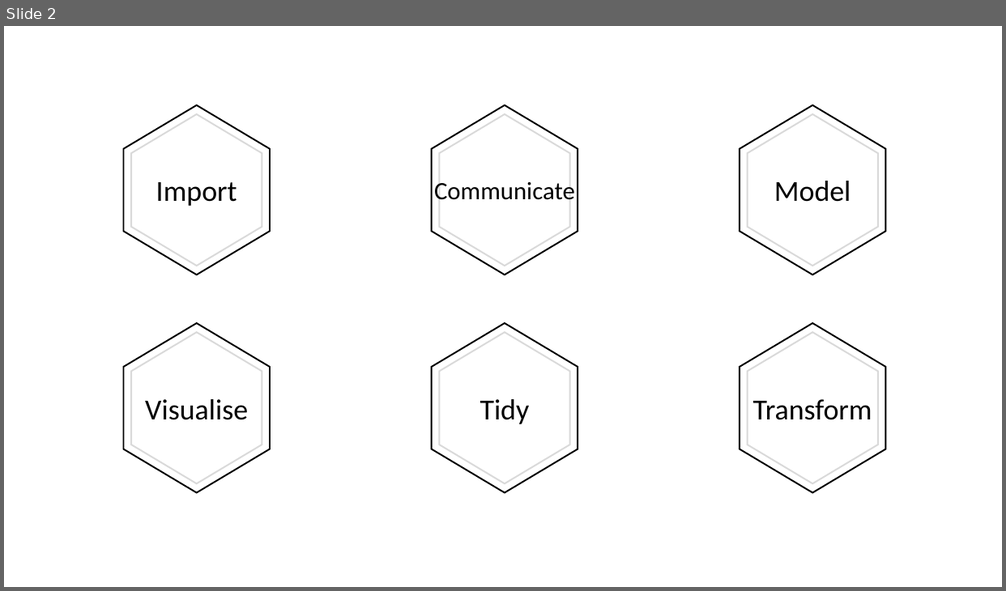
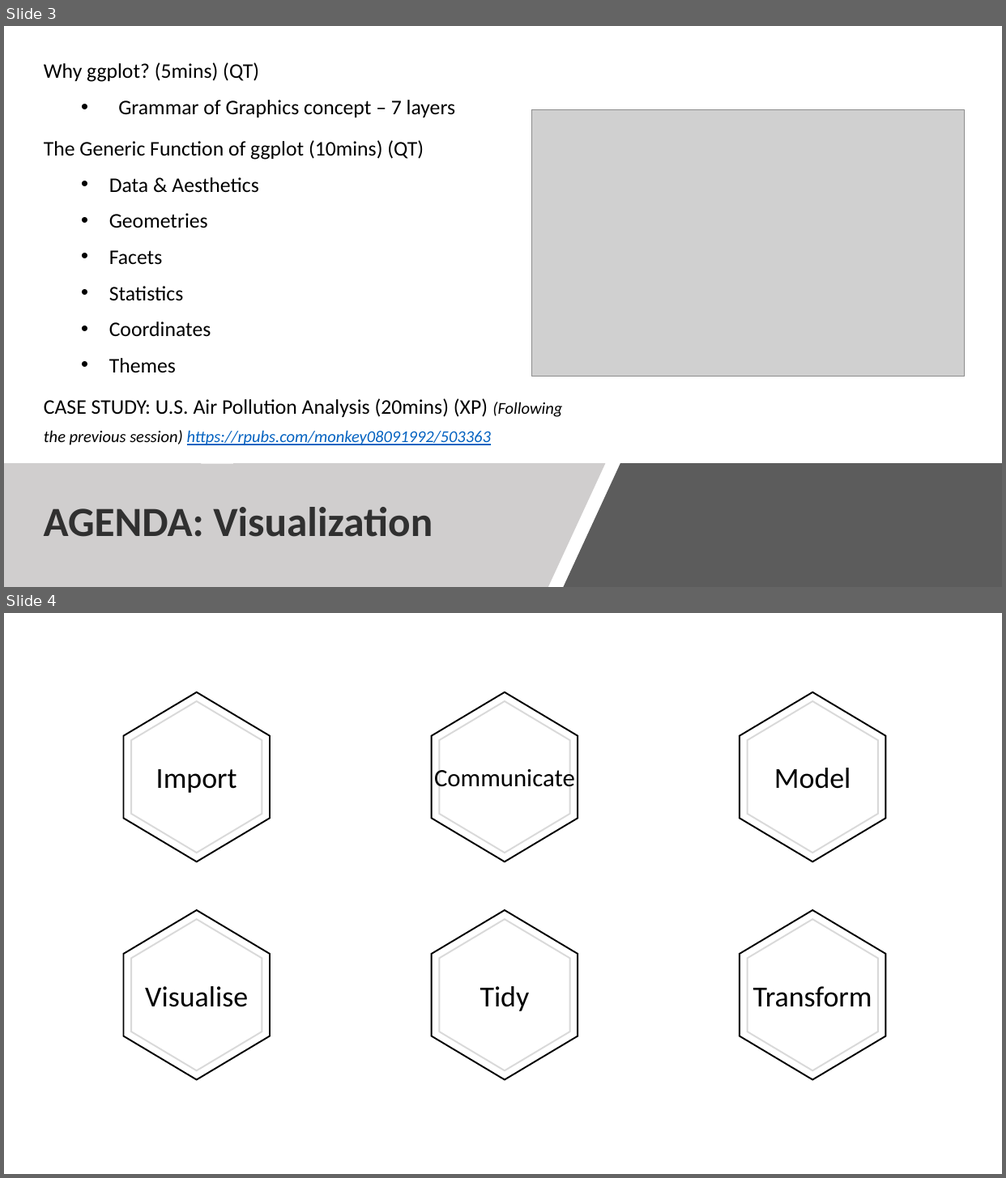
Before and after one commit to ptlxuan89/tidyverse_201912, a slide deck: Tidyverse presentation.pptx. Shown one above the other, each under a label of ours: slide 2 before the commit, slides 3 and 4 after it. The pictures are 1006x591 and 1006x1178 pixels, drawn with LibreOffice and Linux fonts; fonts in the diff are those of the drawing; grey boxes stand for pictures. Boxes give left, top, right and bottom in pixels: in the first picture for what was removed or moved away, otherwise in the second. Text is boxed around its words. In the diff, an @@ line names an element or a change of style, - is before the commit and + after.

```diff
--- a/Tidyverse presentation.pptx
+++ b/Tidyverse presentation.pptx
@@ slide 3 added at [4,26,1002,587], background #FFFFFF @@
@@ text added at [44,62,562,446], 20 pt, text #000000 @@
+Why ggplot? (5mins) (QT)
+  • Grammar of Graphics concept – 7 layers
+The Generic Function of ggplot (10mins) (QT)
+  • Data & Aesthetics
+  • Geometries
+  • Facets
+  • Statistics
+  • Coordinates
+  • Themes
+CASE STUDY: U.S. Air Pollution Analysis (20mins) (XP) (Following the previous session) https://rpubs.com/monkey08091992/503363
@@ picture added at [532,110,964,377] @@
@@ freeform shape added at [4,464,605,587], fill #D0CECE @@
@@ freeform shape added at [563,464,1002,587], fill #404040 at 85% opacity @@
@@ text added at [44,507,432,537], 40 pt, text #303030, bold @@
+AGENDA: Visualization
@@ what was slide 2 is now slide 4 @@
```
Also in this commit, not shown: 1 other slide added, 16 other files.
